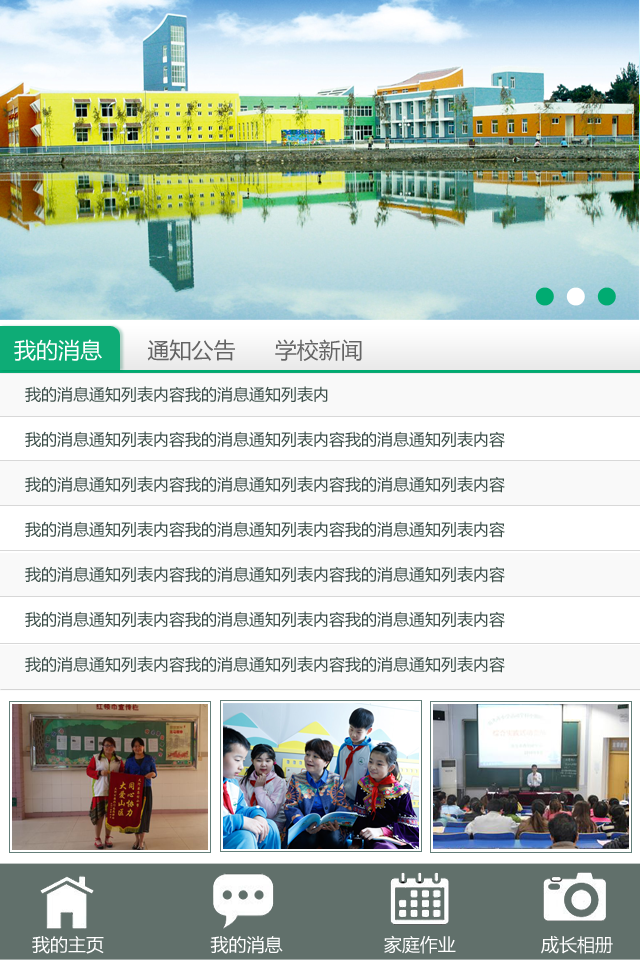
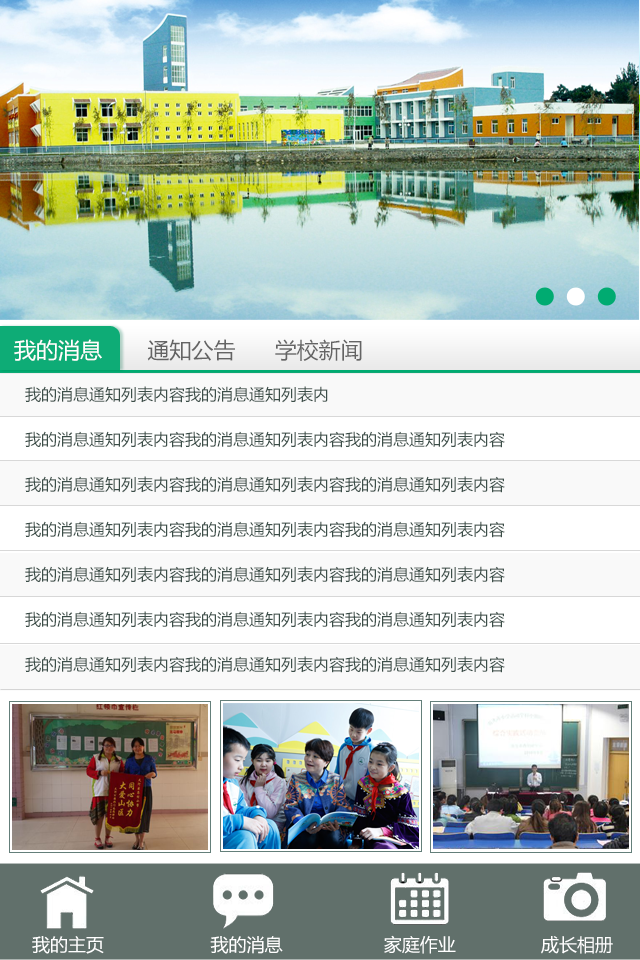
Layered file, before and after one edit (640 x 960). Changes by layer:
painted on "形状 2 副本 2", masked it over [536, 287, 554, 306]
painted on "形状 2 副本", masked it over [567, 287, 585, 306]
painted on "形状 2", masked it over [598, 287, 616, 306]
masked "形状 13 副本 6" over [25, 386, 328, 403]
masked "形状 13 副本 4" over [25, 656, 505, 673]
masked "形状 13 副本 3" over [25, 566, 505, 583]
masked "形状 13 副本 2" over [25, 476, 505, 493]
masked "形状 13" over [25, 386, 505, 673]
masked "形状 14" over [14, 339, 362, 361]
added group "footer" with 6 layers above "图层 0" over [0, 863, 640, 960]
moved "我的主页 我的消息 家庭作业" into group "footer" over [32, 935, 613, 954]
moved "形状 9" into group "footer", painted on it, masked it over [0, 863, 640, 960]
